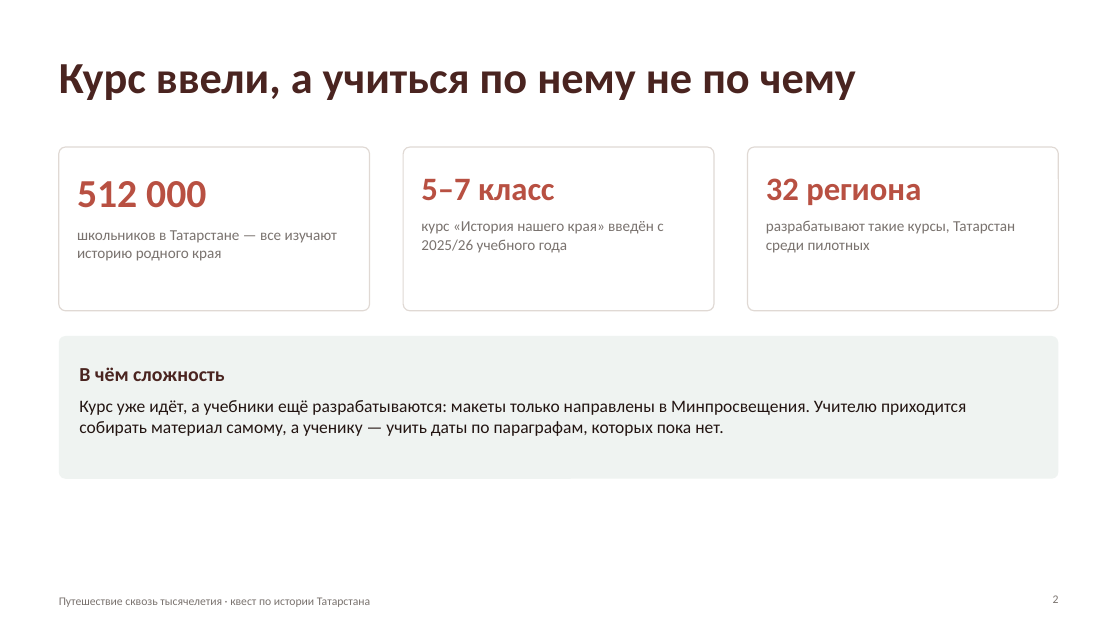
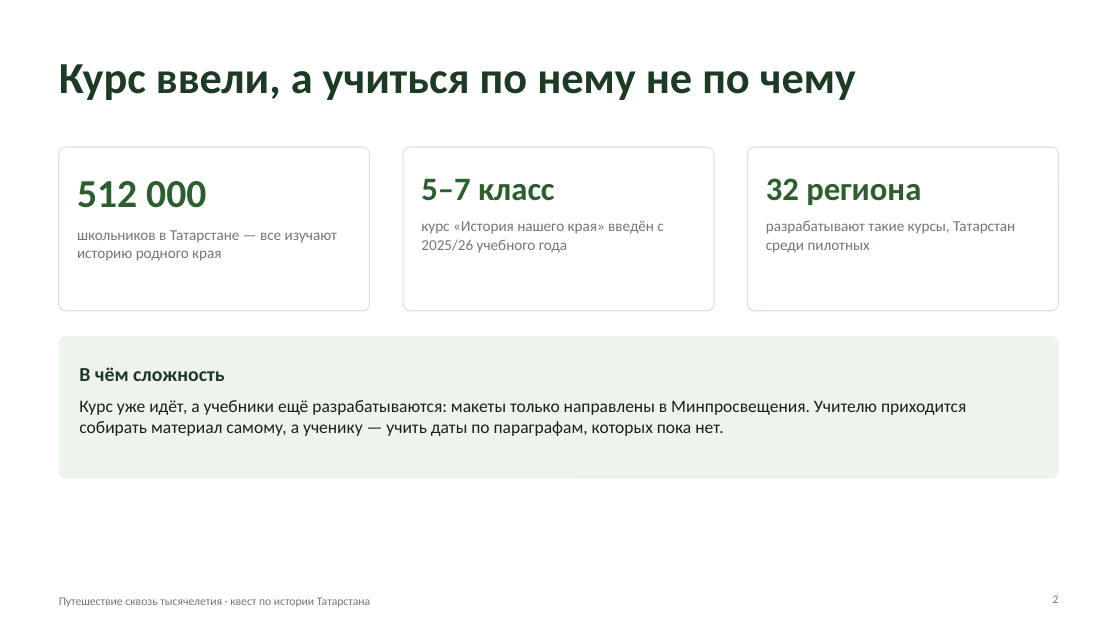
Before and after one commit to amirfazulen-byte/project, a slide deck: slide 2 of deck/Путешествие сквозь тысячелетия.pptx. Drawn at 1120x630 pixels with LibreOffice and Linux fonts; fonts in the diff are those of the drawing. Boxes give left, top, right and bottom in pixels: in the first picture for what was removed or moved away, otherwise in the second. Text is boxed around its words. In the diff, an @@ line names an element or a change of style, - is before the commit and + after.

```diff
--- a/deck/Путешествие сквозь тысячелетия.pptx
+++ b/deck/Путешествие сквозь тысячелетия.pptx
@@ text "Курс ввели, а учиться по ..." at box(59, 64, 856, 100): text colour #4A2420 to #1C3A24 @@
@@ rounded rectangle "512 000" at box(59, 147, 370, 311): text colour #B85042 to #2C5F2D in "512 000"; text colour #7A736F to #6E7B70 in "школьников в Татарстане — все изучают историю ..."; outline #E0D9D4 1 pt to #DCE4DA 1 pt @@
@@ rounded rectangle "5–7 класс" at box(403, 147, 714, 311): text colour #B85042 to #2C5F2D in "5–7 класс"; text colour #7A736F to #6E7B70 in "курс «История нашего края» введён с 2025/26 ..."; outline #E0D9D4 1 pt to #DCE4DA 1 pt @@
@@ rounded rectangle "32 региона" at box(748, 147, 1059, 311): text colour #B85042 to #2C5F2D in "32 региона"; text colour #7A736F to #6E7B70 in "разрабатывают такие курсы, Татарстан среди пилотных"; outline #E0D9D4 1 pt to #DCE4DA 1 pt @@
@@ rounded rectangle "В чём сложность" at box(59, 336, 1059, 479): text colour #4A2420 to #1C3A24 in "В чём сложность"; text colour #231512 to #16231A; fill #EFF3F1 to #EEF3EC @@
```
Also in this commit, not shown: 4 other slides changed, 6 other files.
